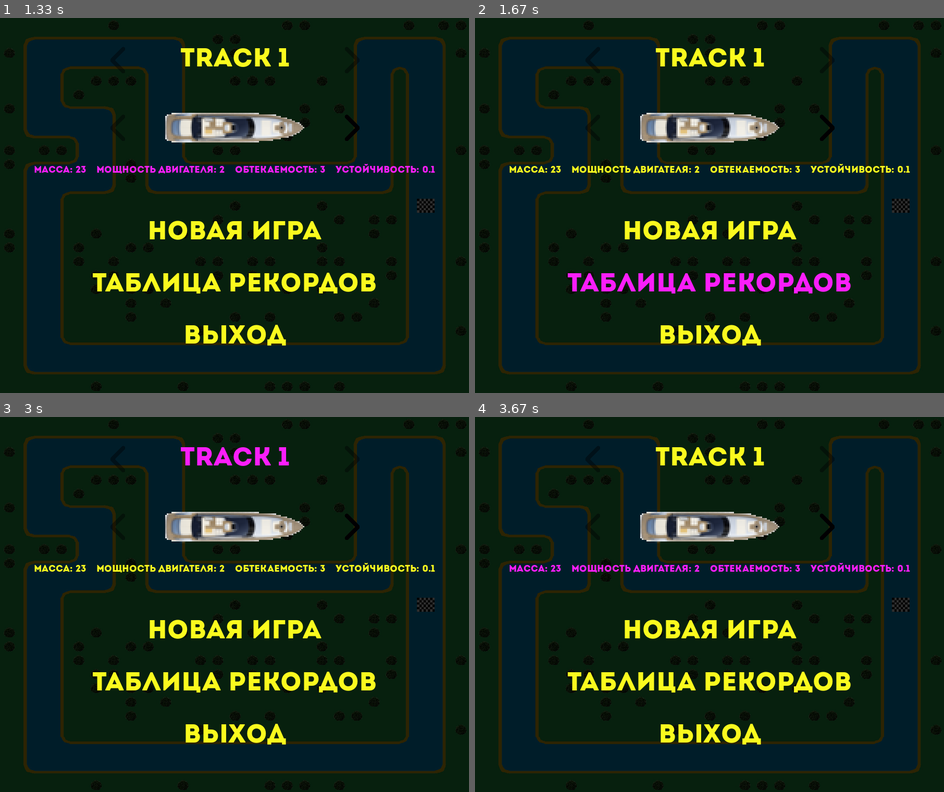
Above: before the commit, frames 1-4 (two rows, left to right).
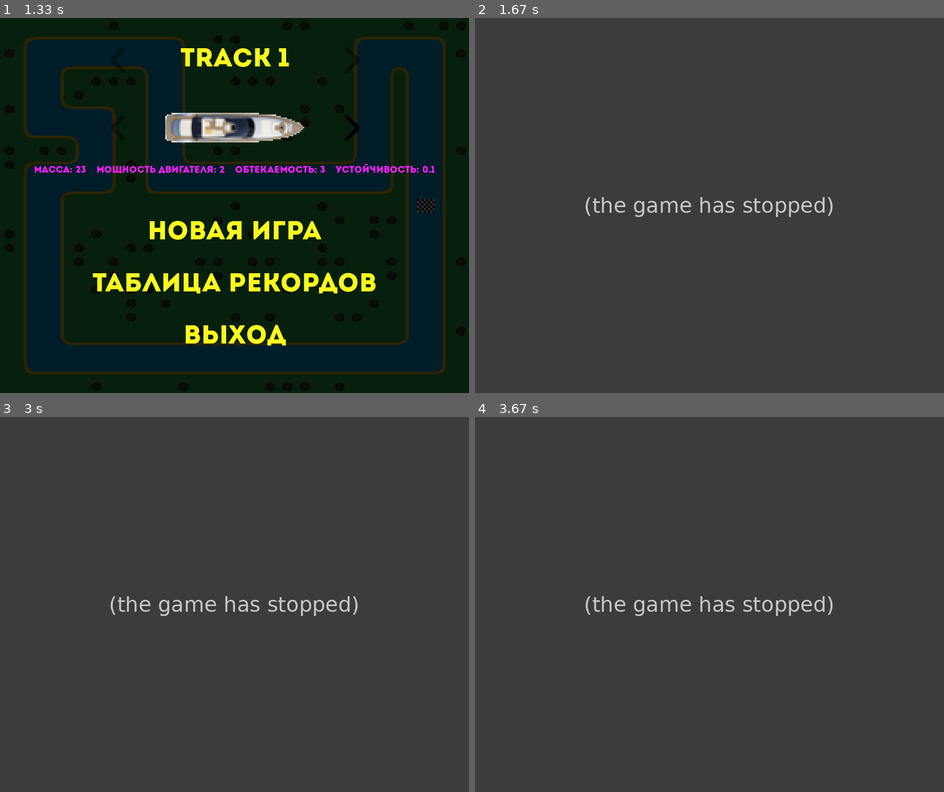
Above: after the commit, the same moments.

Repository: nelttjen/pygame_Project
Game: pygame game, started from startscreen.py
The game is run twice, just before and just after one commit, with the same random seed, the same clock (stepped at 60 frames per second) and the same inputs.
Inputs (mouse positions are in pixels of both pictures, inside the frame that each line leads up to):
- Up to frame 1 (1.33 s): tap Enter at 0.33 s; click (234, 126) at 0.72 s; hold Left from 1 s (still down)
- Up to frame 2 (1.67 s): release Left at 1.53 s; click (709, 284) at 1.62 s
- Up to frame 3 (3 s): click (234, 458) at 2.95 s
- Up to frame 4 (3.67 s): click (709, 525) at 3.28 s

Frame 1 is identical in both runs. In frame 2, 100% of the frame differs, in the area x 0-100%, y 0-100%; in frame 3, 100%; in frame 4, 100%.
After the commit the program exited at 1.63 s; later frames show no game.

Commit message:
передача итога стартового окна в отдельную переменную

Diff:
--- a/startscreen.py
+++ b/startscreen.py
@@ -6,7 +6,10 @@
 class Startscreen:
     def __init__(self, mn=None,
                  max_map=3,
-                 boat=None):
+                 boat=None,
+                 res=None):
+        if res is None:
+            res = ['Track 1', 'yacht_1.png']
         if boat is None:
             boat = [['yacht_1.png', 23, 2, 3, 0.1], ['yacht_2.png', 30, 0.5, 17, 0.1], ['yacht_3.png', 10, 1, 5, 0.2]]
         if mn is None:
@@ -23,6 +26,7 @@
                               f'Устойчивость: {i[4]}'
         self.WIDTH = 900
         self.HEIGHT = 720
+        self.res = res
         self.mn = mn
         self.max_map = max_map
         self.max_boat = len(self.boat)
@@ -306,6 +310,12 @@
                     if e.key == pygame.K_RETURN:
                         if select == 2:
                             running = False
+                            self.res[0] = self.mn[0][1]
+                            self.res[1] = self.mn[1][1]
+                        if select == 3:
+                            running = False
+                            self.res[0] = 'records'
+                            self.res[1] = 'records'
                         if select == 4:
                             sys.exit()
                     if e.key == pygame.K_ESCAPE:
@@ -354,6 +364,12 @@
                         if int(i[5]) < mp[0] < int(i[5]) + int(i[7]) and int(i[6]) < mp[1] < int(i[6]) + int(i[8]):
                             if select == 2:
                                 running = False
+                                self.res[0] = self.mn[0][1]
+                                self.res[1] = self.mn[1][1]
+                            if select == 3:
+                                running = False
+                                self.res[0] = 'records'
+                                self.res[1] = 'records'
                             if select == 4:
                                 sys.exit()
                     mp = pygame.mouse.get_pos()
@@ -389,6 +405,7 @@
       [510, 'Таблица рекордов', (250, 250, 30), (250, 30, 250), 3, 0, 0, 0, 0],
       [610, 'Выход', (250, 250, 30), (250, 30, 250), 4, 0, 0, 0, 0]]
 boats = [['yacht_1.png', 23, 2, 3, 0.1], ['yacht_2.png', 30, 0.5, 17, 0.1], ['yacht_3.png', 10, 1, 5, 0.2]]
-game = Startscreen(mn, 1, boats)
+res = ['Track 1', 'yacht_1.png']
+game = Startscreen(mn, 1, boats, res)
 game.start()
-print(mn)
+print(res)
